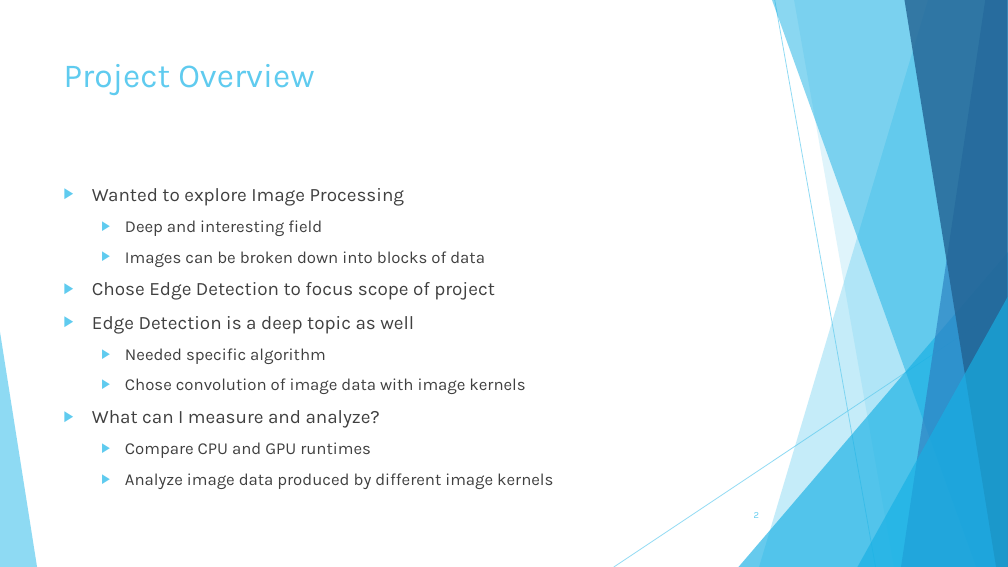
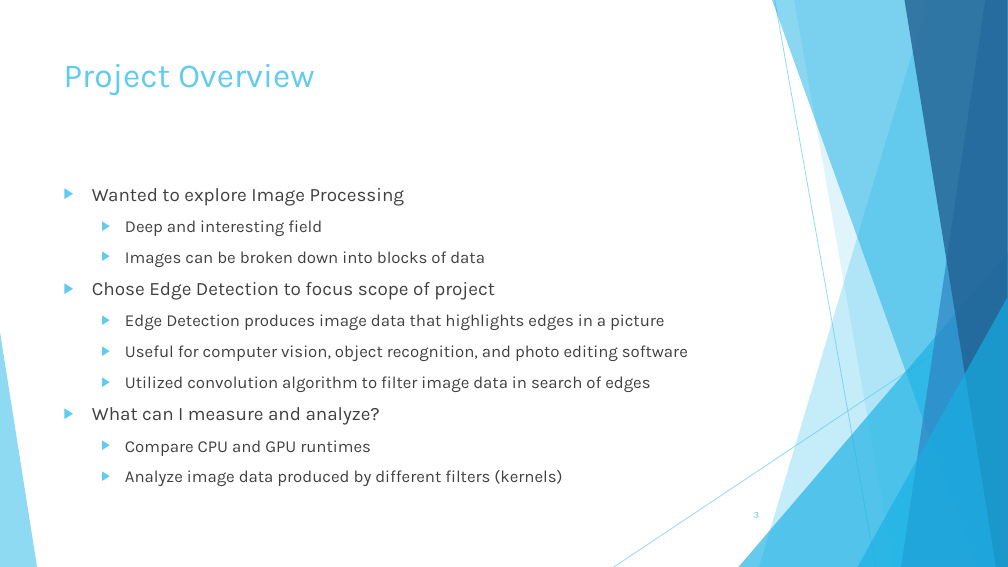
Before and after one commit to miles885/GPU_Course_Project, a slide deck: slide 3 of Course_Project_Edge_Detection_Gapcynski.pptx (slide 2 before the commit). Drawn at 1008x567 pixels with LibreOffice and Linux fonts; fonts in the diff are those of the drawing. Boxes give left, top, right and bottom in pixels: in the first picture for what was removed or moved away, otherwise in the second. Text is boxed around its words. In the diff, an @@ line names an element or a change of style, - is before the commit and + after.

```diff
--- a/Course_Project_Edge_Detection_Gapcynski.pptx
+++ b/Course_Project_Edge_Detection_Gapcynski.pptx
@@ text at <box>125,314,688,392</box>: text changed @@
-▶ Edge Detection is a deep topic as well
-  ▶ Needed specific algorithm
-  ▶ Chose convolution of image data with image kernels
+  ▶ Edge Detection produces image data that highlights edges in a picture
+  ▶ Useful for computer vision, object recognition, and photo editing software
+  ▶ Utilized convolution algorithm to filter image data in search of edges
@@ text at <box>125,470,562,486</box>: text changed @@
-  ▶ Analyze image data produced by different image kernels
+  ▶ Analyze image data produced by different filters (kernels)
```
Also in this commit, not shown: 6 other slides changed, 1 slide added, 1 other file.
